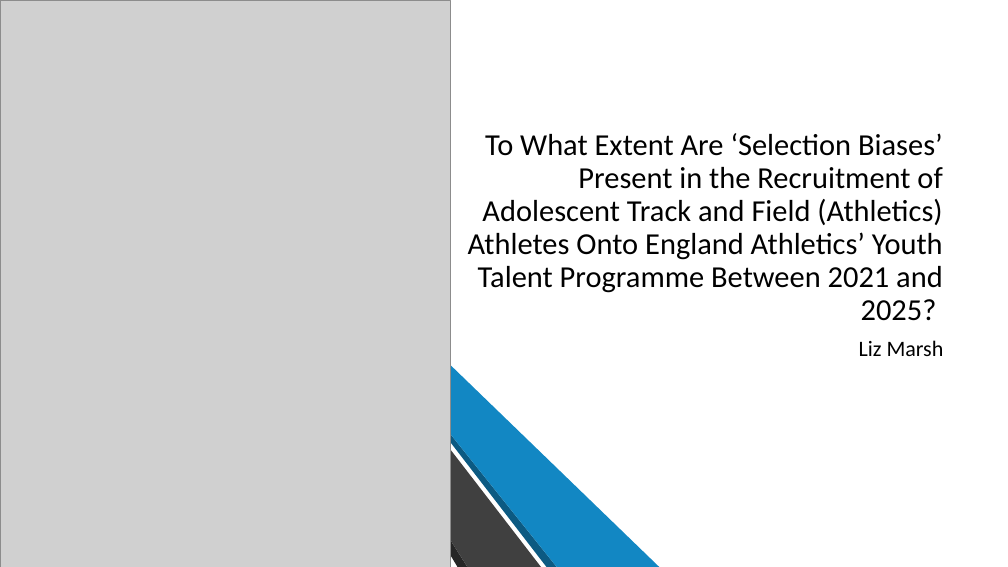
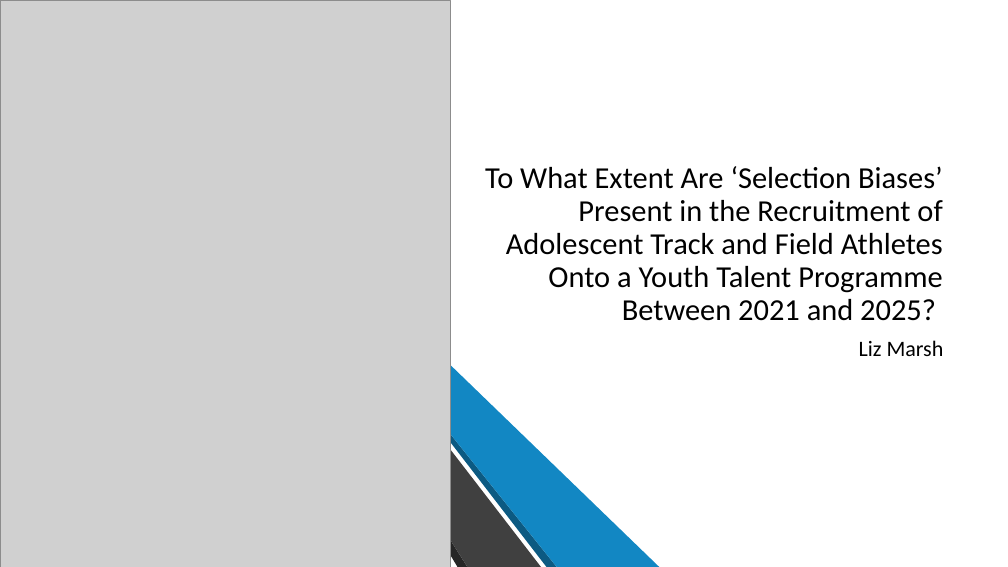
Before and after one commit to LizMarsh900/MTHM504, a slide deck: slide 1 of midpoint_slides.pptx. Drawn at 1008x567 pixels with LibreOffice and Linux fonts; fonts in the diff are those of the drawing; grey boxes stand for pictures; background and template pictures are left out. Boxes give left, top, right and bottom in pixels: in the first picture for what was removed or moved away, otherwise in the second. Text is boxed around its words. In the diff, an @@ line names an element or a change of style, - is before the commit and + after.

```diff
--- a/midpoint_slides.pptx
+++ b/midpoint_slides.pptx
@@ title at (x1=485, y1=166, x2=943, y2=321): text changed @@
-To What Extent Are ‘Selection Biases’ Present in the Recruitment of Adolescent Track and Field (Athletics) Athletes Onto England Athletics’ Youth Talent Programme Between 2021 and 2025?
+To What Extent Are ‘Selection Biases’ Present in the Recruitment of Adolescent Track and Field Athletes Onto a Youth Talent Programme Between 2021 and 2025?
```
